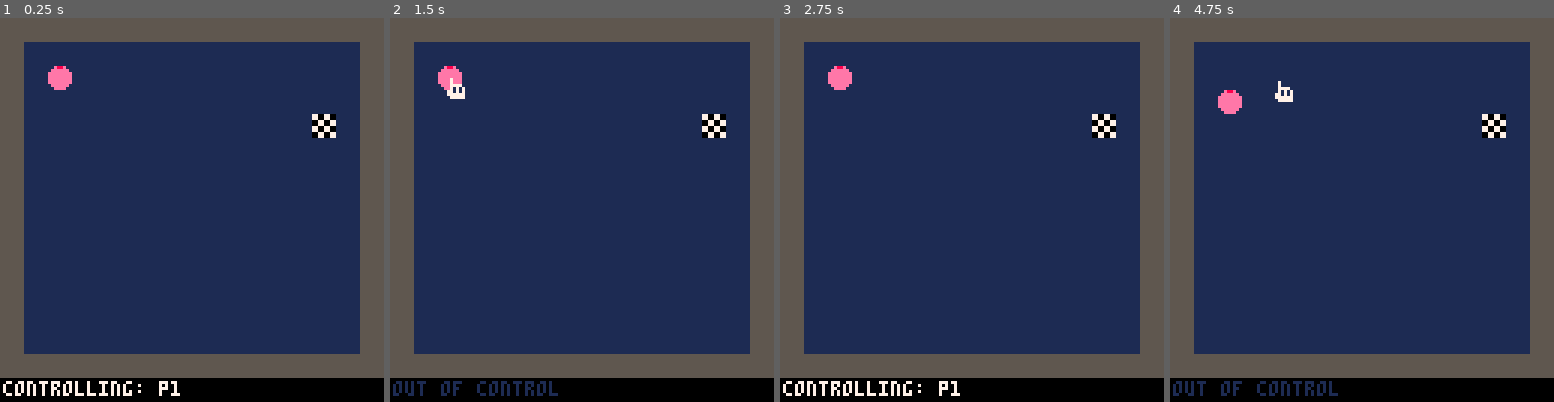
Above: before the commit, frames 1-4 (left to right).
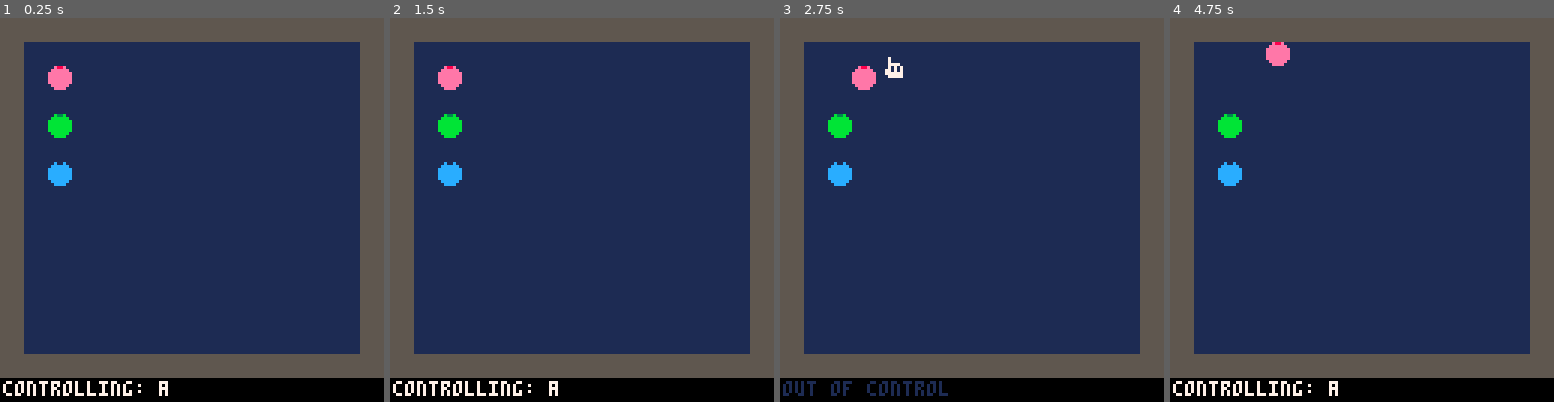
Above: after the commit, the same moments.

Repository: ethanmuller/gmtk-2020-jam
Game: PICO-8 cartridge ooc.p8
Same seed, same stepped clock (60 frames per second), same inputs: the game is played once before the commit and once after it.
Inputs:
- Up to frame 1 (0.25 s): no input
- Up to frame 2 (1.5 s): tap X (X key) at 0.33, 1.07 s; tap O (Z key) at 0.7 s
- Up to frame 3 (2.75 s): hold Right 1.6-2.1 s; tap O (Z key) at 1.7, 2.1, 2.5 s; tap X (X key) at 1.85 s; hold Up 2.15-2.42 s; hold Right from 2.47 s (still down)
- Up to frame 4 (4.75 s): tap O (Z key) every 0.4 s from 2.9 to 4.5 s; tap X (X key) at 2.97, 4.08 s; release Right at 3.03 s; hold Left 3.08-3.58 s; hold Down 3.63-3.97 s; hold Right 4.02-4.68 s; hold Up from 4.73 s (still down)

The runs differ from the first frame. In frame 1, 1.1% of the frame differs, in the area x 12-88%, y 25-99%; in frame 2, 2.1%; in frame 3, 2.8%, in the area x 0-88%, y 10-99%; in frame 4, 2.8%.

Commit message:
multiple controllable actors

Diff:
--- a/ooc.p8
+++ b/ooc.p8
@@ -2,17 +2,45 @@
 version 29
 __lua__
 
-dbg = true
+dbg = false
 
 ctrl = {
-  out = false
-}
+  out = false,
+}
+
+-- todo: dynamically populate this table with each actor in a scene, clear it when leaving scenes
+actors = {}
 
 -- player
 -- todo: change from p1 to table full of actors
-p1 = {}
+a = {
+  s=80,
+  name="a",
+  music="a",
+}
 -- sprite
-p1.s = 80
+
+b = {
+  s=96,
+  name="b",
+  music="b",
+}
+
+c = {
+  s=112,
+  name="c",
+  music="c",
+}
+
+d = {
+  s=64,
+  name="d",
+  music="d",
+}
+
+add(actors, a)
+add(actors, b)
+add(actors, c)
 
 -- time
 t = 0
@@ -36,6 +64,15 @@
   in_control=3,
   blip=4,
   chime=5,
+  nope=6,
+}
+
+tunes = {
+  ambient=0,
+  a=1,
+  b=2,
+  c=3,
+  d=4,
 }
 
 -- map sprite
@@ -44,10 +81,34 @@
 -- map sprite flag
 f = 0
 
+function actor_i_at_point(x,y)
+  for i,a in ipairs(actors) do
+    if a.x == x and a.y == y then
+      return i
+    end
+  end
+  return nil
+end
+
+function actor_at_point(x,y)
+  for i,a in ipairs(actors) do
+    if a.x == x and a.y == y then
+      return a
+    end
+  end
+  return nil
+end
+
+function set_ctrl(i)
+  ctrl.target = i
+  ctrl.out = false
+
+  sfx(snd["in_control"])
+
+  music(tunes[actors[i].music])
+end
+
 function get_input()
-  local last_x = p1.x
-  local last_y = p1.y
-
   if ctrl.out then
     if btnp(0) then ctrl.x -= 1 end
     if btnp(1) then ctrl.x += 1 end
@@ -64,32 +125,43 @@
 
 
     if btnp(4) then
-      ctrl.out = false
-
-      sfx(snd["in_control"])
+      local i = actor_i_at_point(ctrl.x, ctrl.y)
+      if i then
+        set_ctrl(i)
+      else
+        sfx(snd["nope"])
+      end
+    end
+    if btnp(5) then
+      set_ctrl(ctrl.target)
     end
   else
-    if btnp(0) then p1.x -= 1 end
-    if btnp(1) then p1.x += 1 end
-    if btnp(2) then p1.y -= 1 end
-    if btnp(3) then p1.y += 1 end
+    local last_x = actors[ctrl.target].x
+    local last_y = actors[ctrl.target].y
+
+    if btnp(0) then actors[ctrl.target].x -= 1 end
+    if btnp(1) then actors[ctrl.target].x += 1 end
+    if btnp(2) then actors[ctrl.target].y -= 1 end
+    if btnp(3) then actors[ctrl.target].y += 1 end
 
     if btnp(4) then
       ctrl.out = true
-      ctrl.x = p1.x
-      ctrl.y = p1.y
+      ctrl.x = actors[ctrl.target].x
+      ctrl.y = actors[ctrl.target].y
 
       sfx(snd["out_of_control"])
-    end
-
-    m = mget(p1.x, p1.y)
+
+      music(tunes["ambient"])
+    end
+
+    m = mget(actors[ctrl.target].x, actors[ctrl.target].y)
     f = fget(m)
 
     -- if wall is solid...
     if f == 1 then
       -- prevent player from moving into it
-      p1.x = last_x
-      p1.y = last_y
+      actors[ctrl.target].x = last_x
+      actors[ctrl.target].y = last_y
 
       sfx(snd["thump"])
     end
@@ -101,8 +173,9 @@
       sfx(snd["chime"])
     end
 
-    if p1.x != last_x or
-    p1.y != last_y then
+    -- if player moved
+    if actors[ctrl.target].x != last_x or
+    actors[ctrl.target].y != last_y then
       sfx(snd["step"])
     end
   end
@@ -114,25 +187,50 @@
   gs.map = i
 
   -- todo: spawn actors based on spawn tiles
-  p1.x = 2
-  p1.y = 2
+  actors[1].x = 2
+  actors[1].y = 2
+
+  actors[2].x = 2
+  actors[2].y = 4
+
+  actors[3].x = 2
+  actors[3].y = 6
+end
+
+function update_actors()
 end
 
 function _init()
   load_map(0)
+  set_ctrl(1)
 end
 
 function _draw()
   cls()
   map(0, 0, 0, 0, 16, 16)
-  spr(p1.s, p1.x * 8, p1.y * 8)
+  -- spr(p1.s, p1.x * 8, p1.y * 8)
+
+  for i,a in ipairs(actors) do
+    spr(a.s, a.x * 8, a.y * 8)
+  end
 
   if ctrl.out then
     spr(48, ctrl.x * 8 + 2, ctrl.y * 8 + 4 + sin(t/60)*1.5)
   end
 
   if dbg then
-    -- print("time: "..t, 7)
+    color(7)
+    -- print("time: "..t)
+    print("num actors: "..#actors)
+    if ctrl.out then
+      print("ctrl x: "..ctrl.x)
+      print("ctrl y: "..ctrl.y)
+
+      local a = actor_at_point(ctrl.x, ctrl.y)
+      if a then
+        print(a.name)
+      end
+    end
   end
 
   local px = 1
@@ -141,12 +239,13 @@
     if ctrl.out then
       print("out of control", px, py, 1)
     else
-      print("controlling: p1", px, py, 7)
+      print("controlling: "..actors[ctrl.target].name, px, py, 7)
     end
 end
 
 function _update60()
   get_input()
+  update_actors()
   t += 1
 end
 
@@ -223,7 +322,7 @@
 0102020202020202020202020202020100000000000000000000000000000000000000000000000000000000000000000000000000000000000000000000000000000000000000000000000000000000000000000000000000000000000000000000000000000000000000000000000000000000000000000000000000000000
 0102020202020202020202020202020100000000000000000000000000000000000000000000000000000000000000000000000000000000000000000000000000000000000000000000000000000000000000000000000000000000000000000000000000000000000000000000000000000000000000000000000000000000
 0102020202020202020202020202020100000000000000000000000000000000000000000000000000000000000000000000000000000000000000000000000000000000000000000000000000000000000000000000000000000000000000000000000000000000000000000000000000000000000000000000000000000000
-0102020202020202020202020209020100000000000000000000000000000000000000000000000000000000000000000000000000000000000000000000000000000000000000000000000000000000000000000000000000000000000000000000000000000000000000000000000000000000000000000000000000000000
+0102020202020202020202020202020100000000000000000000000000000000000000000000000000000000000000000000000000000000000000000000000000000000000000000000000000000000000000000000000000000000000000000000000000000000000000000000000000000000000000000000000000000000
 0102020202020202020202020202020100000000000000000000000000000000000000000000000000000000000000000000000000000000000000000000000000000000000000000000000000000000000000000000000000000000000000000000000000000000000000000000000000000000000000000000000000000000
 0102020202020202020202020202020100000000000000000000000000000000000000000000000000000000000000000000000000000000000000000000000000000000000000000000000000000000000000000000000000000000000000000000000000000000000000000000000000000000000000000000000000000000
 0102020202020202020202020202020100000000000000000000000000000000000000000000000000000000000000000000000000000000000000000000000000000000000000000000000000000000000000000000000000000000000000000000000000000000000000000000000000000000000000000000000000000000
Not shown, changed: the music (__music__) section of ooc.p8
Not shown, changed: the sound effects (__sfx__) section of ooc.p8
